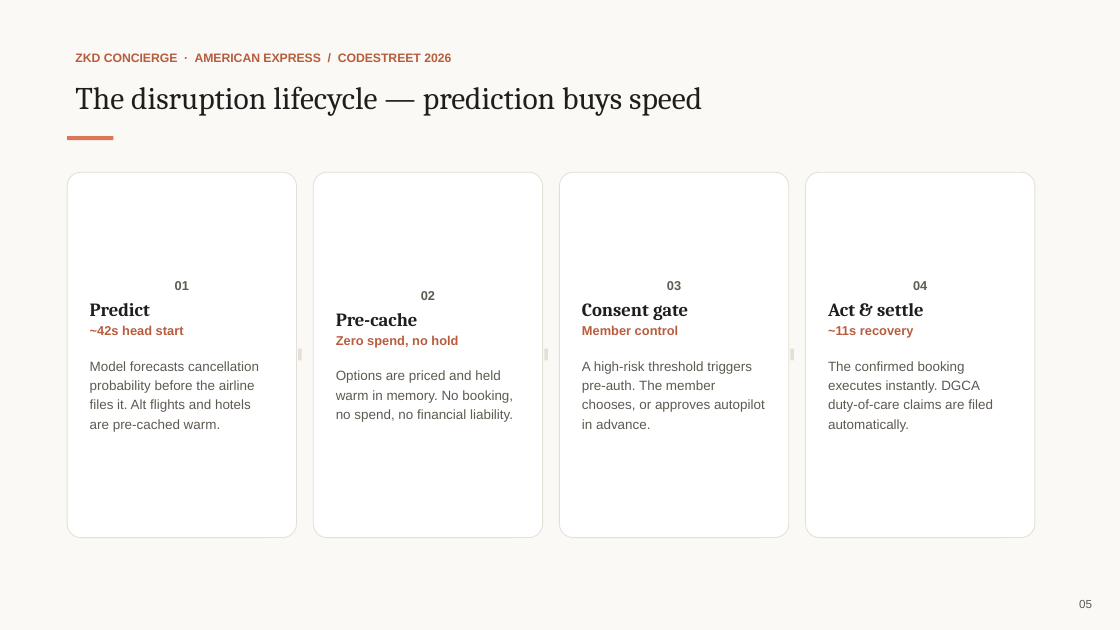
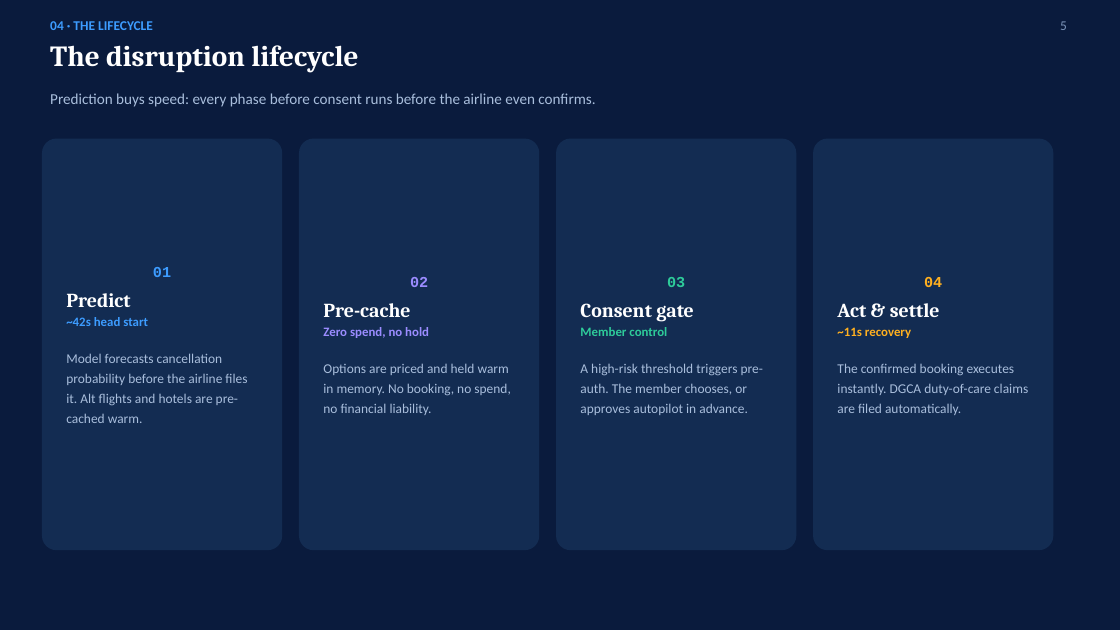
Before and after one commit to Krishna-529/amex-hackathon-2026, a slide deck: slide 5 of assets/deck/ZKD_Concierge_Codestreet_2026.pptx. Drawn at 1120x630 pixels with LibreOffice and Linux fonts; fonts in the diff are those of the drawing. Boxes give left, top, right and bottom in pixels: in the first picture for what was removed or moved away, otherwise in the second. Text is boxed around its words. In the diff, an @@ line names an element or a change of style, - is before the commit and + after.

Commit message:
Restyle pitch deck to match PPT.pptx's design system
Replace the earlier Claude-brand attempt with the team's own visual
language from assets/deck/PPT.pptx: deep navy background, electric-
blue accent (#3D9CFF), Cambria headlines over Calibri body copy, and
colored status labels (red/green/amber/purple) on flat card panels.
Content and slide structure are unchanged.

```diff
--- a/assets/deck/ZKD_Concierge_Codestreet_2026.pptx
+++ b/assets/deck/ZKD_Concierge_Codestreet_2026.pptx
@@ background #FFFFFF to #0A1B3D @@
@@ rectangle removed at [0,0,1120,630] @@
@@ text added at [50,21,153,30], 11.5 pt, text #3D9CFF, bold @@
+04 · THE LIFECYCLE
@@ text added at [1060,21,1067,30], 11.5 pt, text #7B94BA @@
+5
@@ text at [50,45,358,73]: text changed; size 27 to 25 pt; text colour #1F1E1C to #FFFFFF; bold on @@
-The disruption lifecycle — prediction buys speed
+The disruption lifecycle
@@ text removed at [75,53,451,62] @@
-ZKD CONCIERGE · AMERICAN EXPRESS / CODESTREET 2026
@@ text added at [50,93,595,107], 13 pt, text #A9BEDC @@
+Prediction buys speed: every phase before consent runs before the airline even confirms.
@@ rounded rectangle "01": place and size @@
-rounded rectangle "01" at [67,172,297,538]
+rounded rectangle "01" at [42,139,282,550]
@@ rounded rectangle "01" at [42,139,282,550]: size 11 to 13 pt, font Arial to Courier New, text colour #5E5A52 to #3D9CFF in "01"; size 16 to 17 pt, text colour #1F1E1C to #FFFFFF in "Predict"; font Arial to Calibri; text colour #B85C3E to #3D9CFF in "~42s head start"; text colour #5E5A52 to #A9BEDC in "Model forecasts cancellation probability before the airline ..."; more space between paragraphs; line spacing 1.2 to 1.25; fill #FFFFFF to #132C52; outline #E4E0D6 0.75 pt to none @@
@@ rectangle removed at [67,136,113,140] @@
@@ rounded rectangle "02": place and size @@
-rounded rectangle "02" at [313,172,543,538]
+rounded rectangle "02" at [299,139,539,550]
@@ rounded rectangle "02" at [299,139,539,550]: size 11 to 13 pt, font Arial to Courier New, text colour #5E5A52 to #9B8CFF in "02"; size 16 to 17 pt, text colour #1F1E1C to #FFFFFF in "Pre-cache"; font Arial to Calibri in "Zero spend, no hold", "Options are priced and held warm in ..."; text colour #B85C3E to #9B8CFF in "Zero spend, no hold"; text colour #5E5A52 to #A9BEDC in "Options are priced and held warm in ..."; more space between paragraphs; line spacing 1.2 to 1.25; fill #FFFFFF to #132C52; outline #E4E0D6 0.75 pt to none @@
@@ rounded rectangle "03": place and size @@
-rounded rectangle "03" at [560,172,789,538]
+rounded rectangle "03" at [556,139,797,550]
@@ rounded rectangle "03" at [556,139,797,550]: size 11 to 13 pt, font Arial to Courier New, text colour #5E5A52 to #2ECC9A in "03"; size 16 to 17 pt, text colour #1F1E1C to #FFFFFF in "Consent gate"; font Arial to Calibri in "Member control", "A high-risk threshold triggers pre-auth. The member ..."; text colour #B85C3E to #2ECC9A in "Member control"; text colour #5E5A52 to #A9BEDC in "A high-risk threshold triggers pre-auth. The member ..."; more space between paragraphs; line spacing 1.2 to 1.25; fill #FFFFFF to #132C52; outline #E4E0D6 0.75 pt to none @@
@@ rounded rectangle "04": place and size @@
-rounded rectangle "04" at [806,172,1035,538]
+rounded rectangle "04" at [813,139,1054,550]
@@ rounded rectangle "04" at [813,139,1054,550]: size 11 to 13 pt, font Arial to Courier New, text colour #5E5A52 to #FFB020 in "04"; size 16 to 17 pt, text colour #1F1E1C to #FFFFFF in "Act & settle"; font Arial to Calibri in "~11s recovery", "The confirmed booking executes instantly. DGCA duty-of-care ..."; text colour #B85C3E to #FFB020 in "~11s recovery"; text colour #5E5A52 to #A9BEDC in "The confirmed booking executes instantly. DGCA duty-of-care ..."; more space between paragraphs; line spacing 1.2 to 1.25; fill #FFFFFF to #132C52; outline #E4E0D6 0.75 pt to none @@
@@ rectangle removed at [298,349,302,360] @@
@@ rectangle removed at [544,349,548,360] @@
@@ rectangle removed at [791,349,794,360] @@
@@ text removed at [1079,600,1092,608] @@
-05
```
Also in this commit, not shown: 9 other slides changed, 1 other file.
